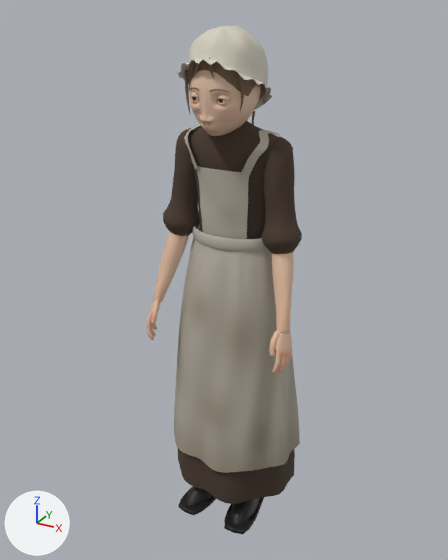
The glTF model models/becky.glb: old version first, new version second.
Camera for both pictures: a 50 mm lens placed at (0.728, -1.386, 1.424), pointed at (-0.032, -0.005, 0.734). The axes (+X, +Y, +Z) are drawn at lower left. The lights are the same throughout. The first picture is the older version. Where no turn or scale is listed for an object, it has been applied to the vertices. Vertices at exactly the same position are counted once.

In view in the first picture: 'arm_left', 'arm_left_forearm', 'arm_right', 'arm_right_forearm', 'body', 'head'.
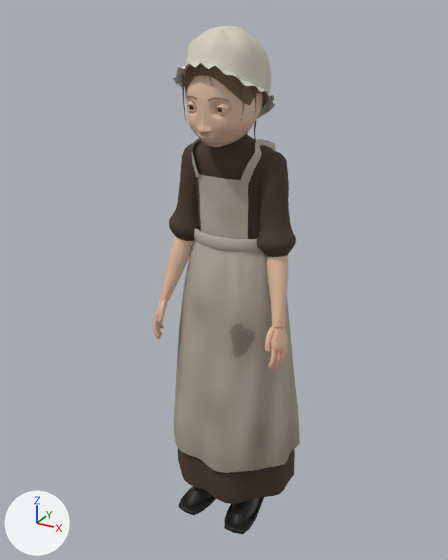
Pixel boxes [x1, y1, x2, y2] of what changed, in the pictures (448 x 560 px; the box of a moved part takes in the faces that stretch with it):
'body', reshaped: before [174, 121, 300, 534]; after [174, 134, 300, 534]
'head', reshaped, moved (7% wider, 9% taller): before [177, 25, 272, 136]; after [173, 26, 275, 147]
'arm_left', mesh rescaled, moved, turned: before [262, 137, 302, 254]; after [257, 151, 296, 257]
'arm_left_forearm', moved, turned: before [269, 252, 294, 376]; after [265, 255, 288, 371]
'arm_right', mesh rescaled, moved, turned: before [163, 128, 200, 236]; after [169, 143, 199, 241]
'arm_right_forearm', moved, turned: before [146, 231, 189, 340]; after [153, 236, 193, 339]
'eye_left', moved: before [218, 99, 227, 103]; after [217, 108, 225, 113]
'eye_right', moved: before [191, 97, 199, 101]; after [188, 105, 197, 110]
part 1 of me_mesh_0, rebuilt: before [241, 130, 281, 176]; after [240, 139, 276, 184]
part 2 of me_mesh_0, rebuilt: before [184, 125, 201, 169]; after [192, 138, 201, 177]
part 3 of me_mesh_0, moved or reshaped: before [187, 121, 277, 239]; after [190, 134, 274, 239]
part 4 of me_mesh_1, moved or reshaped: before [185, 56, 267, 101]; after [181, 60, 270, 110]
part 5 of me_mesh_1, rebuilt (7% wider, 10% taller): before [177, 58, 272, 109]; after [173, 62, 275, 118]
part 6 of me_mesh_1, rebuilt (8% wider, 8% taller): before [188, 60, 263, 98]; after [185, 64, 266, 105]
part 7 of me_mesh_1, rebuilt: before [252, 111, 255, 125]; after [254, 121, 257, 140]
part 8 of me_mesh_1, deleted: before [194, 62, 200, 77]
part 9 of me_mesh_1, moved or reshaped: before [185, 27, 268, 136]; after [182, 27, 271, 147]

Edits to the bpy script that builds the scene:
```text
Change me_mesh_0:
    remove me_mesh_0.from_pydata(...)  # 4805 vertices, 8752 faces; spans x -0.199..0.196, y -0.169..0.165, z 0.0..1.17
    add me_mesh_0.from_pydata(...)  # 4870 vertices, 8864 faces; spans x -0.199..0.196, y -0.169..0.165, z 0.0..1.139
    me_mesh_0 part 1: the loose piece of 82 vertices spanning x -0.032..0.121, y -0.088..0.084, z 0.879..1.156 is rebuilt with 82 vertices and now spans x -0.033..0.099, y -0.086..0.083, z 0.876..1.133
    me_mesh_0 part 2: the loose piece of 82 vertices spanning x -0.122..0.032, y -0.089..0.085, z 0.879..1.157 is rebuilt with 82 vertices and now spans x -0.1..0.033, y -0.087..0.084, z 0.876..1.133
    me_mesh_0 part 3: 460 vertices moved from x -0.136..0.136, y -0.085..0.076, z 0.833..1.126 to x -0.119..0.119, y -0.084..0.074, z 0.833..1.099; 180 vertices removed from x -0.125..0.125, y -0.087..0.039, z 0.872..1.17; 180 vertices added at x -0.105..0.105, y -0.085..0.037, z 0.871..1.139
    other edits to the shape of me_mesh_0 do not show in these pictures
    add me_mesh_0.materials.append(mat_soot)
Change me_mesh_1:
    used by ob_head; parent = ob_becky; location = (0.0, -0.028, 1.098); rotation_euler = (0.13, 0.0, 0.0), in degrees (7.4, 0, 0)
    remove me_mesh_1.from_pydata(...)  # 5404 vertices, 10036 faces; spans x -0.106..0.106, y -0.118..0.116, z -0.033..0.288
    add me_mesh_1.from_pydata(...)  # 5180 vertices, 9626 faces; spans x -0.115..0.114, y -0.125..0.125, z -0.036..0.319
    me_mesh_1 part 4: the loose piece of 160 vertices spanning x -0.093..0.093, y -0.091..0.082, z 0.092..0.243 is multiplied about its middle by the matrix ((1.083, 0.0, 0.0), (0.0, 1.068, -0.015), (0.0, -0.037, 1.069)), then moved by (0.0, 0.0, 0.016)
    me_mesh_1 part 5: the loose piece of 480 vertices spanning x -0.106..0.106, y -0.111..0.085, z 0.078..0.24 is rebuilt with 480 vertices and now spans x -0.115..0.114, y -0.12..0.092, z 0.085..0.265
    me_mesh_1 part 6: the loose piece of 424 vertices spanning x -0.079..0.08, y -0.09..0.098, z 0.08..0.273 is rebuilt with 424 vertices and now spans x -0.085..0.086, y -0.098..0.106, z 0.087..0.302
    me_mesh_1 part 7: the loose piece of 50 vertices spanning x 0.03..0.052, y 0.041..0.073, z 0.025..0.084 is rebuilt with 40 vertices and now spans x 0.033..0.056, y 0.045..0.078, z 0.027..0.091
    me_mesh_1 part 8: the loose piece of 55 vertices spanning x -0.029..-0.012, y -0.097..-0.083, z 0.199..0.238 is deleted
    me_mesh_1 part 9: 5 vertices moved within x -0.049..0.049, y -0.098..-0.013, z 0.081..0.257; 3817 vertices removed from x -0.09..0.091, y -0.118..0.116, z 0.054..0.288; 3765 vertices added at x -0.098..0.099, y -0.125..0.125, z 0.06..0.319
    other edits to the shape of me_mesh_1 do not show in these pictures
    remove me_mesh_1.materials.append(mat_soot)
Change me_mesh_3:
    used by ob_arm_left; parent = ob_becky; location = (0.119, -0.016, 1.101); rotation_euler = (-0.0808, -0.14, 0.0113), in degrees (-4.6, -8, 0.6)
    remove me_mesh_3.from_pydata(...)  # 337 vertices, 656 faces; spans x -0.052..0.051, y -0.052..0.051, z -0.242..0.041
    add me_mesh_3.from_pydata(...)  # 337 vertices, 656 faces; spans x -0.052..0.051, y -0.052..0.051, z -0.221..0.039
    me_mesh_3 part 10: the whole mesh is scaled about its middle by (1, 1, 0.918), then moved by (0.0, 0.0, 0.009)
Change me_mesh_5:
    used by ob_arm_right; parent = ob_becky; location = (-0.119, -0.016, 1.101); rotation_euler = (-0.0808, 0.14, -0.0113), in degrees (-4.6, 8, -0.6)
    remove me_mesh_5.from_pydata(...)  # 337 vertices, 656 faces; spans x -0.051..0.052, y -0.052..0.051, z -0.242..0.041
    add me_mesh_5.from_pydata(...)  # 337 vertices, 656 faces; spans x -0.051..0.052, y -0.052..0.051, z -0.221..0.039
    me_mesh_5 part 11: the whole mesh is scaled about its middle by (1, 1, 0.918), then moved by (0.0, 0.0, 0.009)
Change ob_head:
    ob_head.location: (0.0, -0.028, 1.098) -> (0.0, -0.028, 1.067)
Change ob_arm_left:
    ob_arm_left.location: (0.119, -0.016, 1.101) -> (0.104, -0.014, 1.068)
    ob_arm_left.rotation_euler: (-0.0808, -0.14, 0.0113) -> (-0.0809, -0.15, 0.0121)  # degrees (-4.6, -8, 0.6) -> degrees (-4.6, -8.6, 0.7)
Change ob_arm_left_forearm:
    ob_arm_left_forearm.location: (0.0, 0.0, -0.235) -> (0.0, 0.0, -0.215)
Change ob_arm_right:
    ob_arm_right.location: (-0.119, -0.016, 1.101) -> (-0.104, -0.014, 1.068)
    ob_arm_right.rotation_euler: (-0.0808, 0.14, -0.0113) -> (-0.0809, 0.15, -0.0121)  # degrees (-4.6, 8, -0.6) -> degrees (-4.6, 8.6, -0.7)
Change ob_arm_right_forearm:
    ob_arm_right_forearm.location: (0.0, 0.0, -0.235) -> (0.0, 0.0, -0.215)
```
